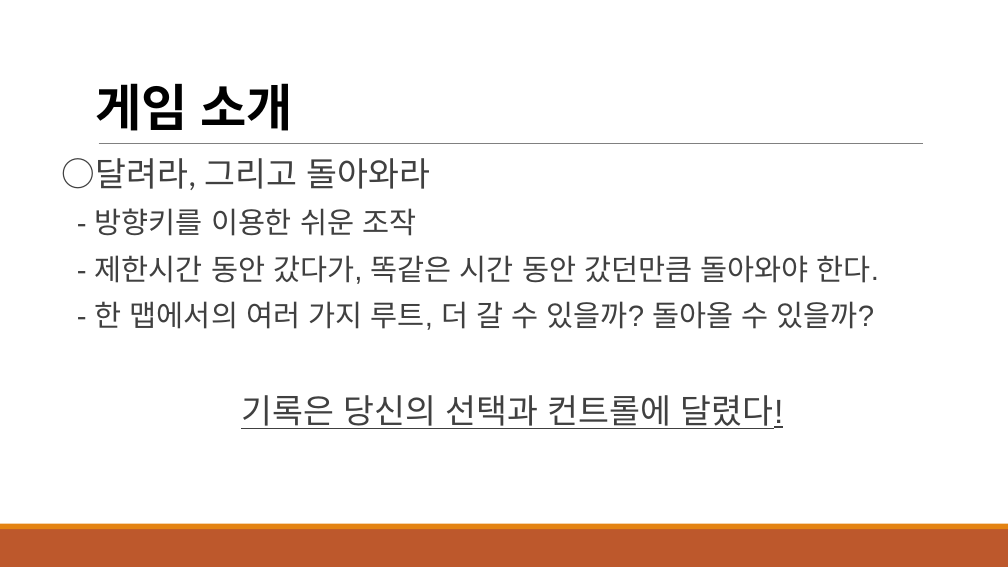
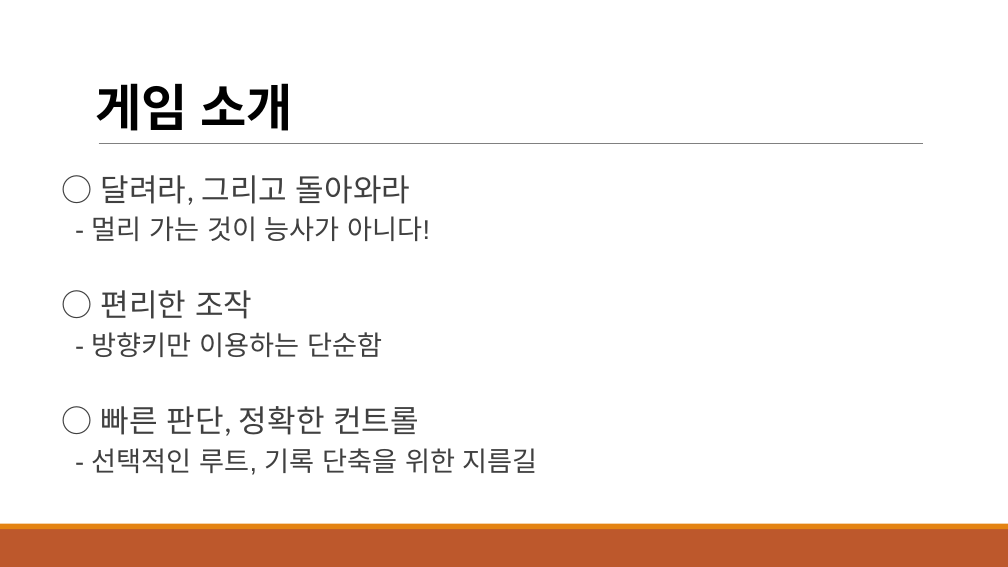
Before and after one commit to minlinea/2DGP_PROJECT, a slide deck: slide 2 of 2DGP_Project/ppt발표폴더/최종발표/Run & Return.pptx. Drawn at 1008x567 pixels with LibreOffice and Linux fonts; fonts in the diff are those of the drawing. Boxes give left, top, right and bottom in pixels: in the first picture for what was removed or moved away, otherwise in the second. Text is boxed around its words. In the diff, an @@ line names an element or a change of style, - is before the commit and + after.

```diff
--- a/2DGP_Project/ppt발표폴더/최종발표/Run & Return.pptx
+++ b/2DGP_Project/ppt발표폴더/최종발표/Run & Return.pptx
@@ text at (x1=92, y1=175, x2=538, y2=475): text changed; size 28 to 25.9 pt @@
-  ○달려라, 그리고 돌아와라
-  - 방향키를 이용한 쉬운 조작
-  - 제한시간 동안 갔다가, 똑같은 시간 동안 갔던만큼 돌아와야 한다.
-  - 한 맵에서의 여러 가지 루트, 더 갈 수 있을까? 돌아올 수 있을까?
-  기록은 당신의 선택과 컨트롤에 달렸다!
+  ○ 달려라, 그리고 돌아와라
+  - 멀리 가는 것이 능사가 아니다!
+  ○ 편리한 조작
+  - 방향키만 이용하는 단순함
+  ○ 빠른 판단, 정확한 컨트롤
+  - 선택적인 루트, 기록 단축을 위한 지름길
```
Also in this commit, not shown: 2 other slides changed, 1 slide added, 1 slide removed, 4 other files.
